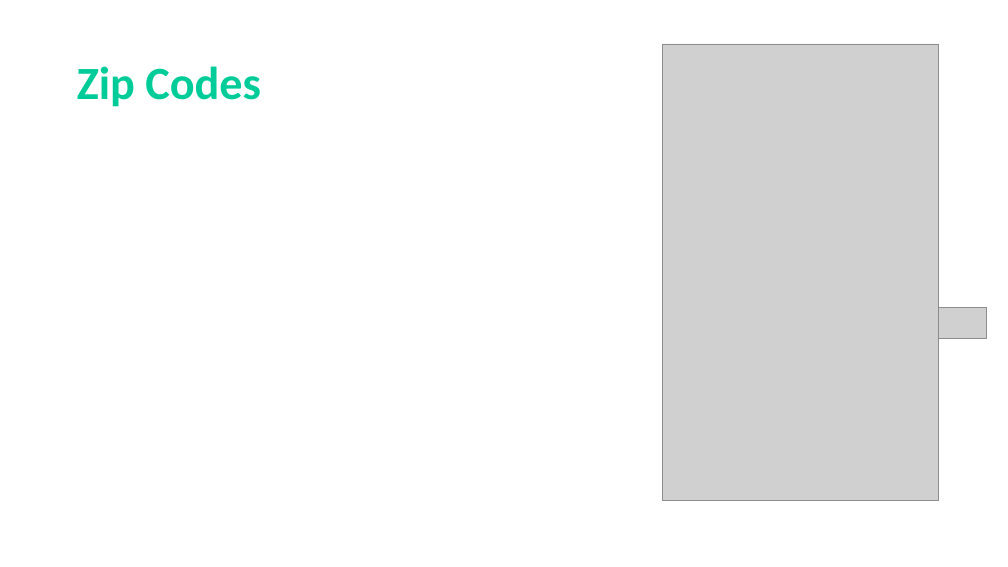
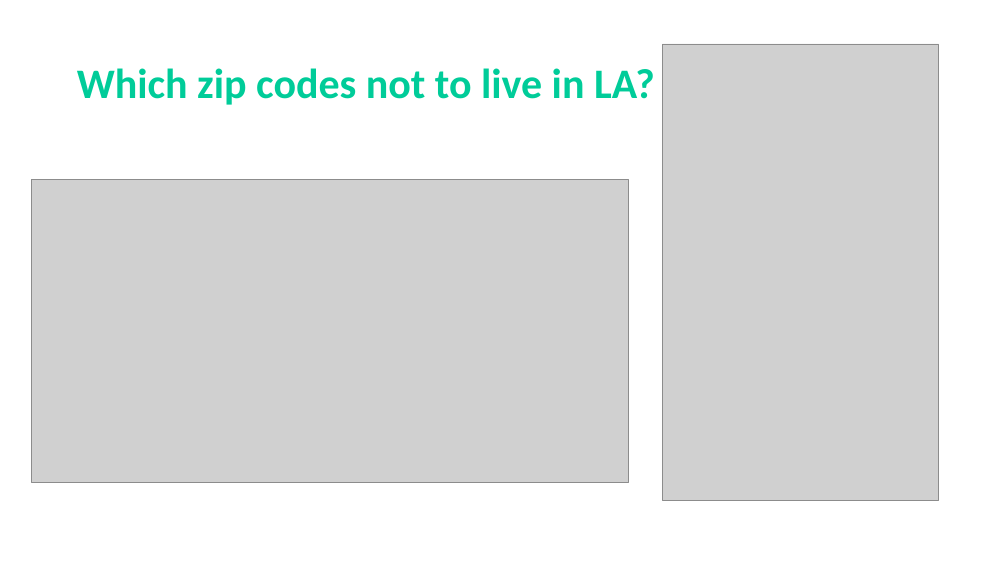
Before and after one commit to frederikdebruyker/Los-Angeles-Crime-Statistics, a slide deck: slide 7 of Presentation Project1 - Los Angeles Crime Statistics.pptx. Drawn at 1008x567 pixels with LibreOffice and Linux fonts; fonts in the diff are those of the drawing; grey boxes stand for pictures. Boxes give left, top, right and bottom in pixels: in the first picture for what was removed or moved away, otherwise in the second. Text is boxed around its words. In the diff, an @@ line names an element or a change of style, - is before the commit and + after.

Commit message:
Presentation update

```diff
--- a/Presentation Project1 - Los Angeles Crime Statistics.pptx
+++ b/Presentation Project1 - Los Angeles Crime Statistics.pptx
@@ title at bbox=[77, 68, 655, 105]: text changed; size 44 to 40 pt @@
-Zip Codes
+Which zip codes not to live in LA?
@@ picture added at bbox=[32, 179, 628, 482] @@
@@ picture removed at bbox=[931, 307, 986, 338] @@
```
Also in this commit, not shown: 3 slides added.
